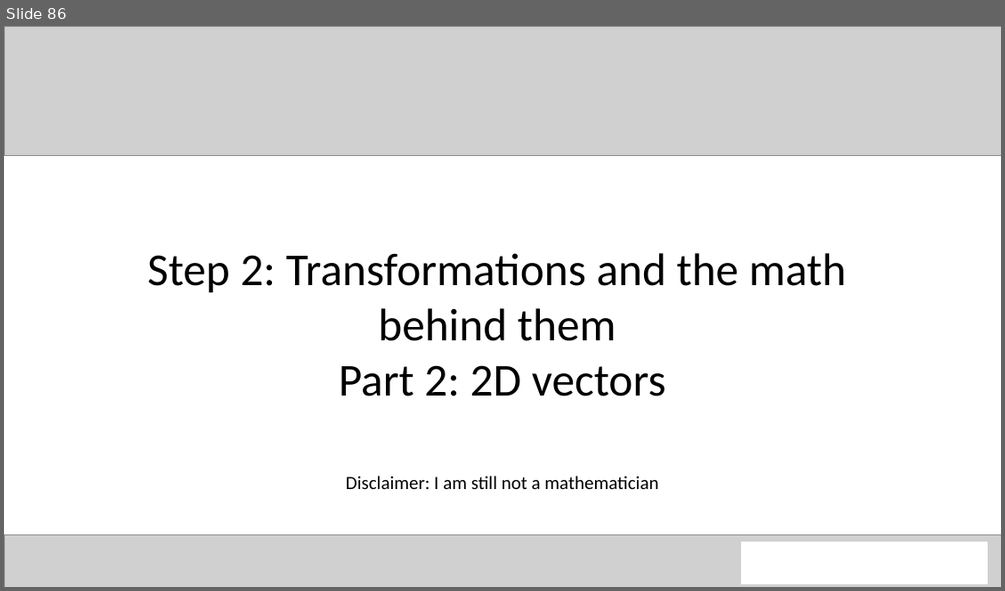
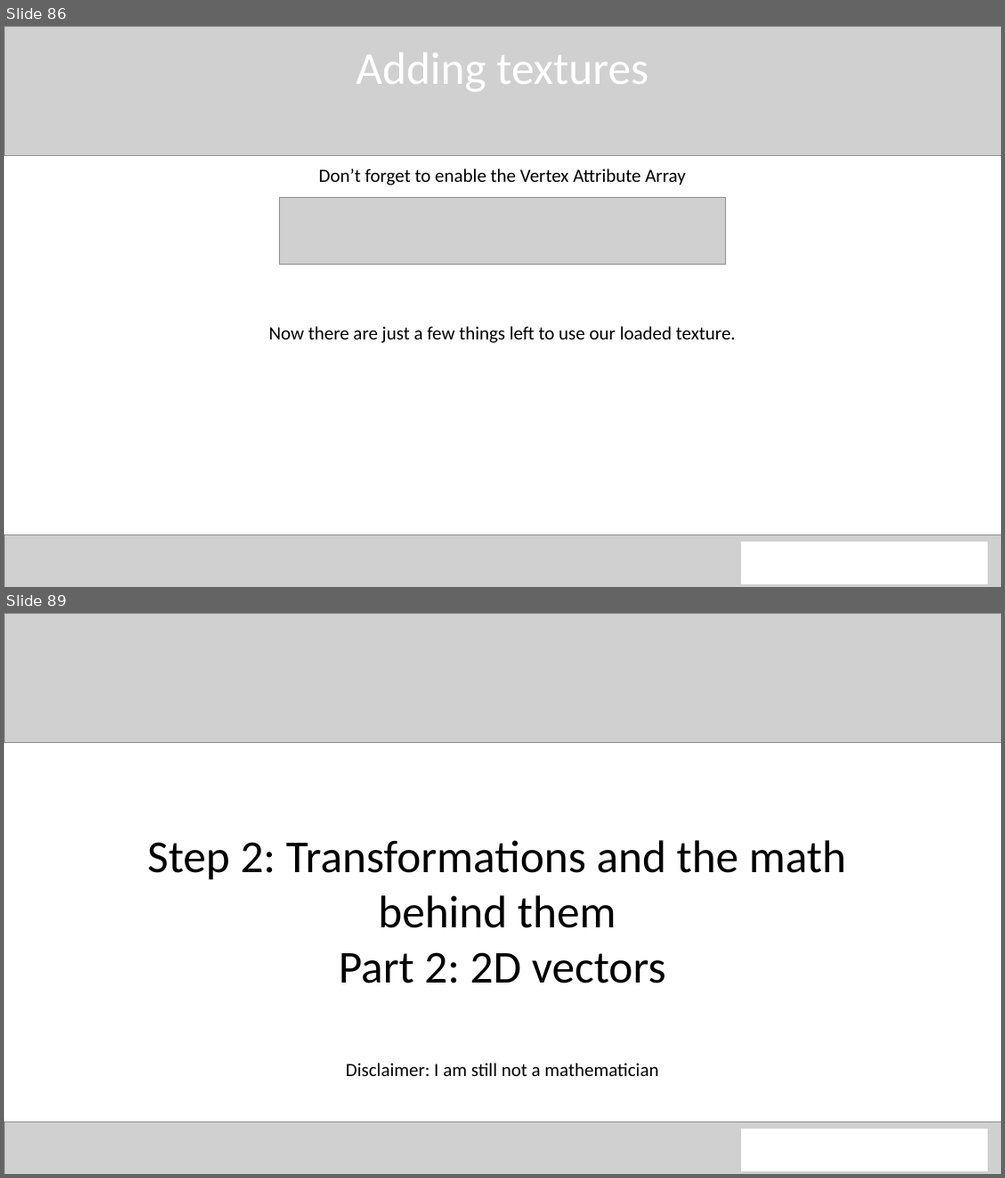
Before and after one commit to QuincyJacobs/WebGLTutorial, a slide deck: Presentation/Presentation WebGL.pptx. Shown one above the other, each under a label of ours: slide 86 before the commit, slides 86 and 89 after it; the slides between them are not shown. The pictures are 1005x591 and 1005x1178 pixels, drawn with LibreOffice and Linux fonts; fonts in the diff are those of the drawing; grey boxes stand for pictures. Boxes give left, top, right and bottom in pixels: in the first picture for what was removed or moved away, otherwise in the second. Text is boxed around its words. In the diff, an @@ line names an element or a change of style, - is before the commit and + after.

Commit message:
Finish up textures

```diff
--- a/Presentation/Presentation WebGL.pptx
+++ b/Presentation/Presentation WebGL.pptx
@@ slide 86 added at <box>4,26,1001,587</box>, background #FFFFFF @@
@@ picture added at <box>4,26,1001,156</box> @@
@@ text added at <box>356,53,648,91</box>, 44 pt, text #FFFFFF @@
+Adding textures
@@ text added at <box>319,168,686,185</box>, 18 pt, text #000000 @@
+Don’t forget to enable the Vertex Attribute Array
@@ picture added at <box>279,197,726,265</box> @@
@@ text added at <box>269,326,736,343</box>, 18 pt, text #000000 @@
+Now there are just a few things left to use our loaded texture.
@@ picture added at <box>4,534,1001,587</box> @@
@@ rectangle added at <box>741,543,987,584</box>, fill #FFFFFF, outline #FFFFFF 1 pt @@
@@ what was slide 86 is now slide 89 @@
```
Also in this commit, not shown: 1 slide changed, 2 other slides added, 3 other files.
